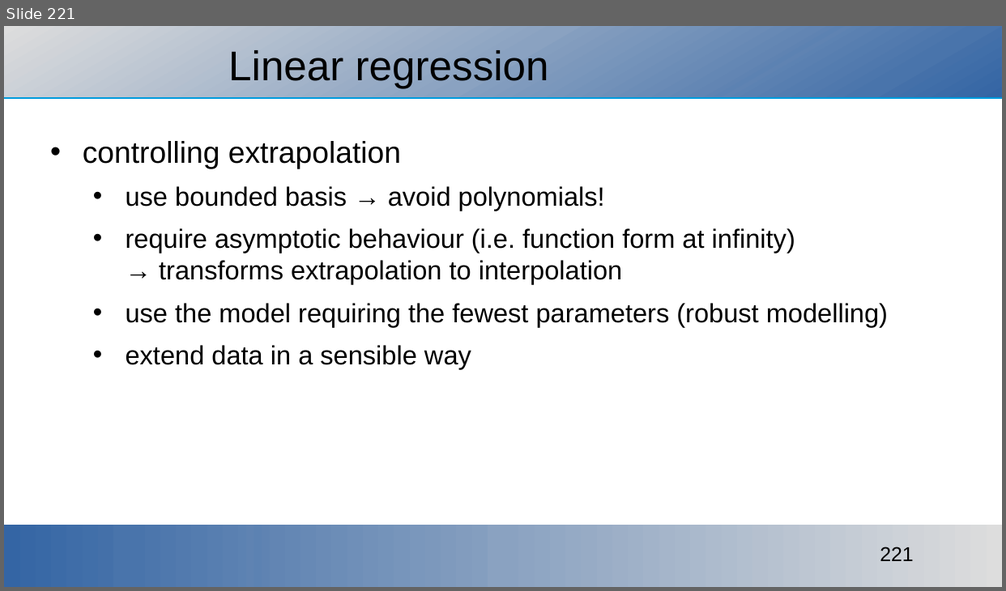
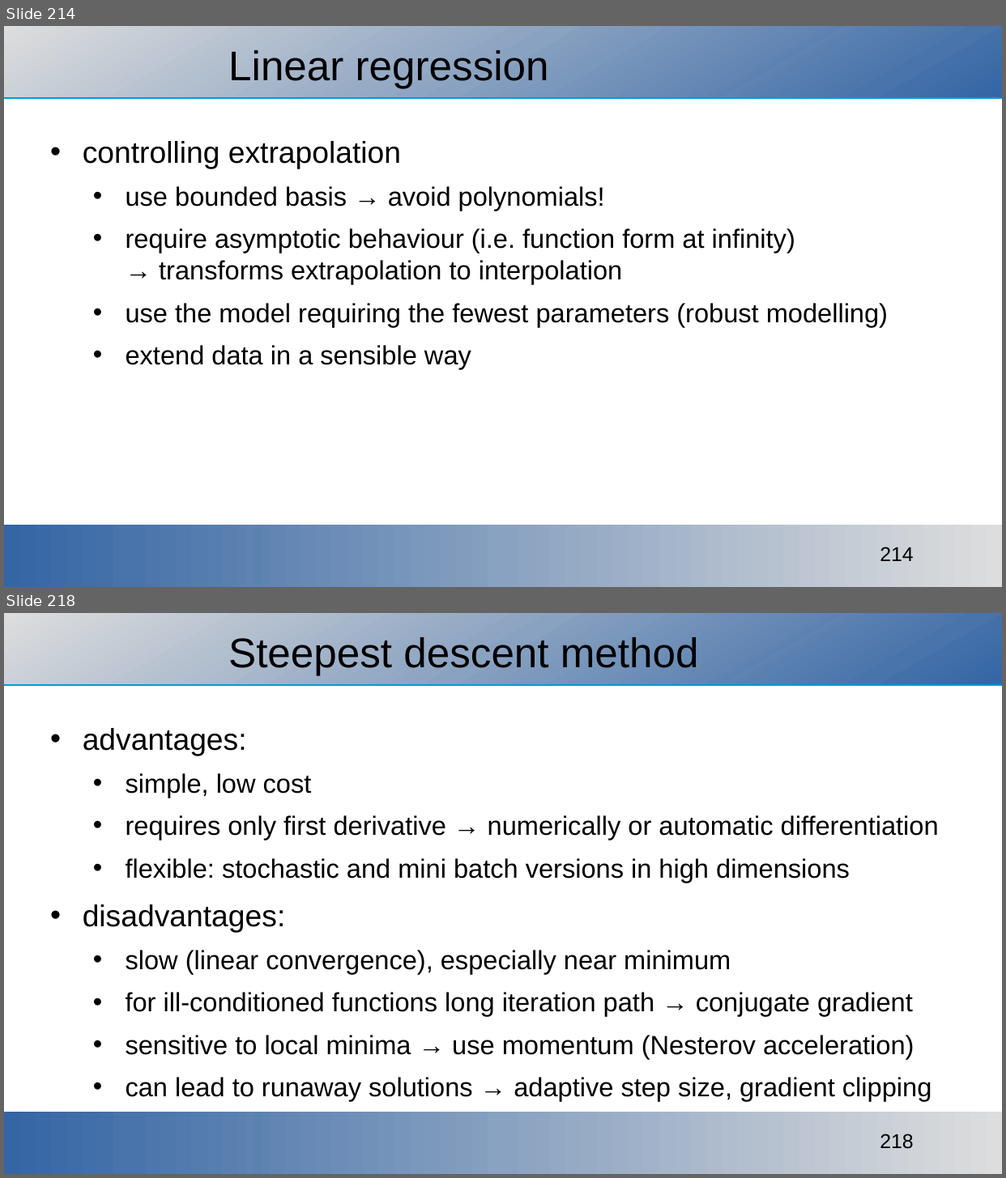
Before and after one commit to ajakovac/ML-in-Practice-I, a slide deck: ML in practice.odp. Shown one above the other, each under a label of ours: slide 221 before the commit, slides 214 and 218 after it; the slides between them are not shown. The pictures are 1006x591 and 1006x1178 pixels, drawn with LibreOffice and Linux fonts; fonts in the diff are those of the drawing; background and template pictures are left out. Boxes give left, top, right and bottom in pixels: in the first picture for what was removed or moved away, otherwise in the second. Text is boxed around its words. In the diff, an @@ line names an element or a change of style, - is before the commit and + after.

```diff
--- a/ML in practice.odp
+++ b/ML in practice.odp
@@ slide 218 added at (4,613,1002,1174), background #FFFFFF; not listed: 3 template elements that a slide beside it also shows @@
@@ title added at (228,637,699,675), 33 pt, text #000000 @@
+Steepest descent method
@@ text added at (83,728,939,1101), 21 pt, text #000000 @@
+• advantages:
+  • simple, low cost
+  • requires only first derivative → numerically or automatic differentiation
+  • flexible: stochastic and mini batch versions in high dimensions
+• disadvantages:
+  • slow (linear convergence), especially near minimum
+  • for ill-conditioned functions long iteration path → conjugate gradient
+  • sensitive to local minima → use momentum (Nesterov acceleration)
+  • can lead to runaway solutions → adaptive step size, gradient clipping
@@ what was slide 221 is now slide 214 @@
@@ page number at (880,547,913,561): text changed @@
-221
+214
```
Also in this commit, not shown: 8 slides changed, 11 other slides added, 2 slides removed, 7 other files.
